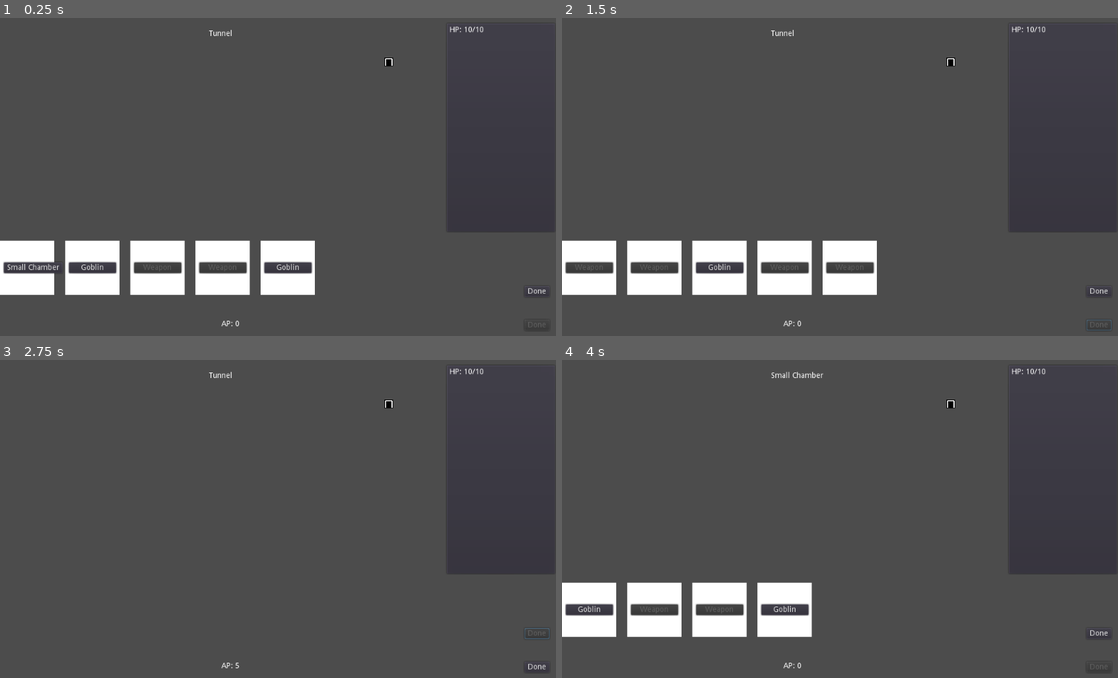
Above: before the commit, frames 1-4 (two rows, left to right).
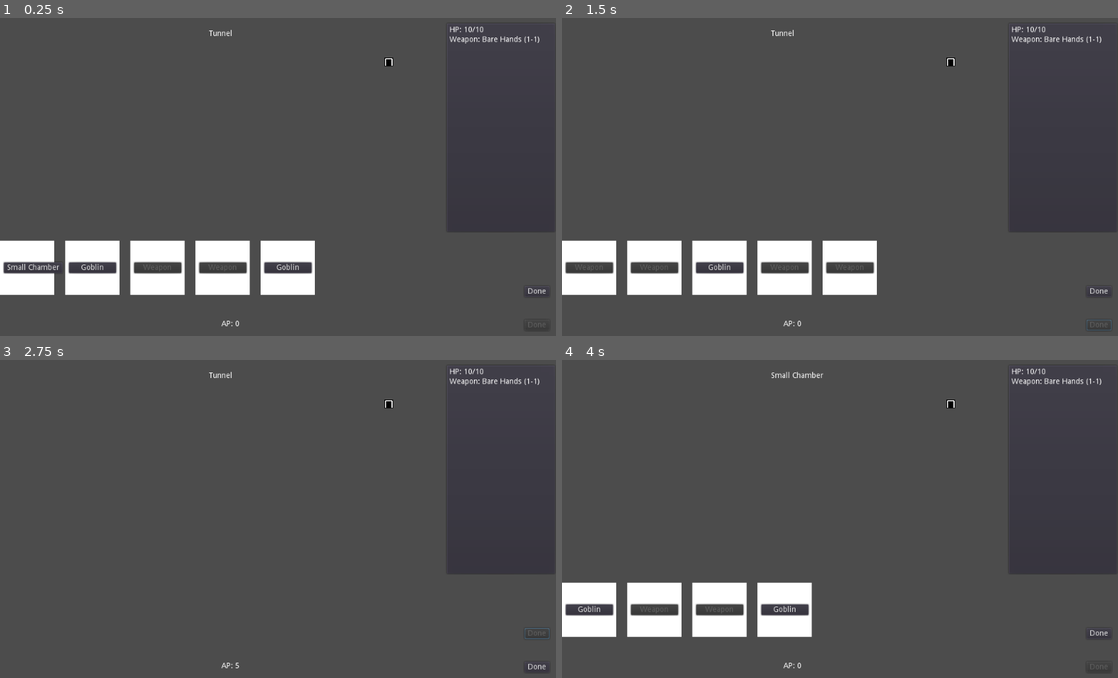
Above: after the commit, the same moments.

Repository: doctor-g/7DRL-2021
Game: Godot game, scene res://src/Game.tscn
Same seed, same stepped clock (60 frames per second), same inputs: the game is played once before the commit and once after it.
Inputs:
- Up to frame 1 (0.25 s): no input
- Up to frame 2 (1.5 s): click "Done" at 0.5 s; click "Done" at 1.25 s
- Up to frame 3 (2.75 s): click "Done" at 2 s
- Up to frame 4 (4 s): click "Done" at 2.75 s; click "Small Chamber" at 3.5 s

The runs differ from the first frame. In frame 1, 0.2% of the frame differs, in the area x 80-97%, y 5-9%; in frame 2, 0.2%; in frame 3, 0.2%; in frame 4, 0.2%.

Commit message:
Equip dagger upon picking it up

Diff:
--- a/project/src/Game.gd
+++ b/project/src/Game.gd
@@ -17,6 +17,7 @@
 	_update_ap_label()
 	_update_room_label()
 	player.connect("hp_changed", $PlayerInfoPanel, "on_Player_hp_changed", [player])
+	player.connect("weapon_changed", $PlayerInfoPanel, "on_Player_weapon_changed", [player])
 	$PlayerInfoPanel.init(player)
 
 	# Load the cards
@@ -146,14 +147,15 @@
 
 func _on_Monster_attacked(monster)->void:
 	if ap > 0:
-		monster.hp -= 1
+		var damage : int = player.weapon.compute_damage()
+		monster.hp -= damage
 		ap -= 1
 		_update_ap_label()
 
 
 func _on_Item_looted(item)->void:
 	if ap > 0:
-		print("LOOTED")
+		item.pickup(player)
 		item.queue_free()
 		ap -= 1
 
--- a/project/src/Items/Item.gd
+++ b/project/src/Items/Item.gd
@@ -2,6 +2,10 @@
 
 signal pressed
 
+func pickup(player)->void:
+	player.weapon = load("res://src/Weapons/Dagger.gd").new()
+
+
 func _input_event(_viewport, event, _shape_idx):
 	if event is InputEventMouseButton and event.is_pressed():
 		emit_signal("pressed")
--- a/project/src/Player.gd
+++ b/project/src/Player.gd
@@ -1,11 +1,18 @@
 extends Node
 
 signal hp_changed
+signal weapon_changed
 
 var max_hp := 10
 var hp := max_hp setget _set_hp
+var weapon = load("res://src/Weapons/BareHands.gd").new() setget _set_weapon
 
 
 func _set_hp(value):
 	hp = value
 	emit_signal("hp_changed")
+
+
+func _set_weapon(value):
+	weapon = value
+	emit_signal("weapon_changed")
--- a/project/src/UI/PlayerInfoPanel.gd
+++ b/project/src/UI/PlayerInfoPanel.gd
@@ -1,10 +1,17 @@
 extends Control
 
 onready var _hp_label := $VBoxContainer/HPLabel
+onready var _weapon_label := $VBoxContainer/WeaponLabel
+
+
+func init(player):
+	on_Player_hp_changed(player)
+	on_Player_weapon_changed(player)
+
 
 func on_Player_hp_changed(player):
 	_hp_label.text = "HP: %d/%d" % [player.hp, player.max_hp]
 
 
-func init(player):
-	_hp_label.text = "HP: %d/%d" % [player.hp, player.max_hp]
+func on_Player_weapon_changed(player):
+	_weapon_label.text = "Weapon: %s" % player.weapon.get_name()
--- a/project/src/UI/PlayerInfoPanel.tscn
+++ b/project/src/UI/PlayerInfoPanel.tscn
@@ -20,3 +20,9 @@
 margin_right = 1010.0
 margin_bottom = 14.0
 text = "HP: X/Y"
+
+[node name="WeaponLabel" type="Label" parent="VBoxContainer"]
+margin_top = 18.0
+margin_right = 1010.0
+margin_bottom = 32.0
+text = "Weapon: XYZ"
--- /dev/null
+++ b/project/src/Weapons/BareHands.gd
@@ -0,0 +1,4 @@
+extends "res://src/Weapons/Weapon.gd"
+
+func _init().(1,1):
+	name = "Bare Hands"
--- /dev/null
+++ b/project/src/Weapons/Dagger.gd
@@ -0,0 +1,4 @@
+extends "res://src/Weapons/Weapon.gd"
+
+func _init().(1,3):
+	name = "Dagger"
--- /dev/null
+++ b/project/src/Weapons/Weapon.gd
@@ -0,0 +1,18 @@
+extends Node
+
+var min_damage : int
+var max_damage : int
+
+func _init(mindmg, maxdmg).():
+	assert(mindmg <= maxdmg)
+	assert(mindmg>0)
+	min_damage = mindmg
+	max_damage = maxdmg
+
+
+func get_name() -> String:
+	return "%s (%d-%d)" % [name, min_damage, max_damage]
+
+
+func compute_damage():
+	return 1 if max_damage == min_damage else randi() % (max_damage - min_damage) + min_damage
Not shown, added: logs/godot.log
